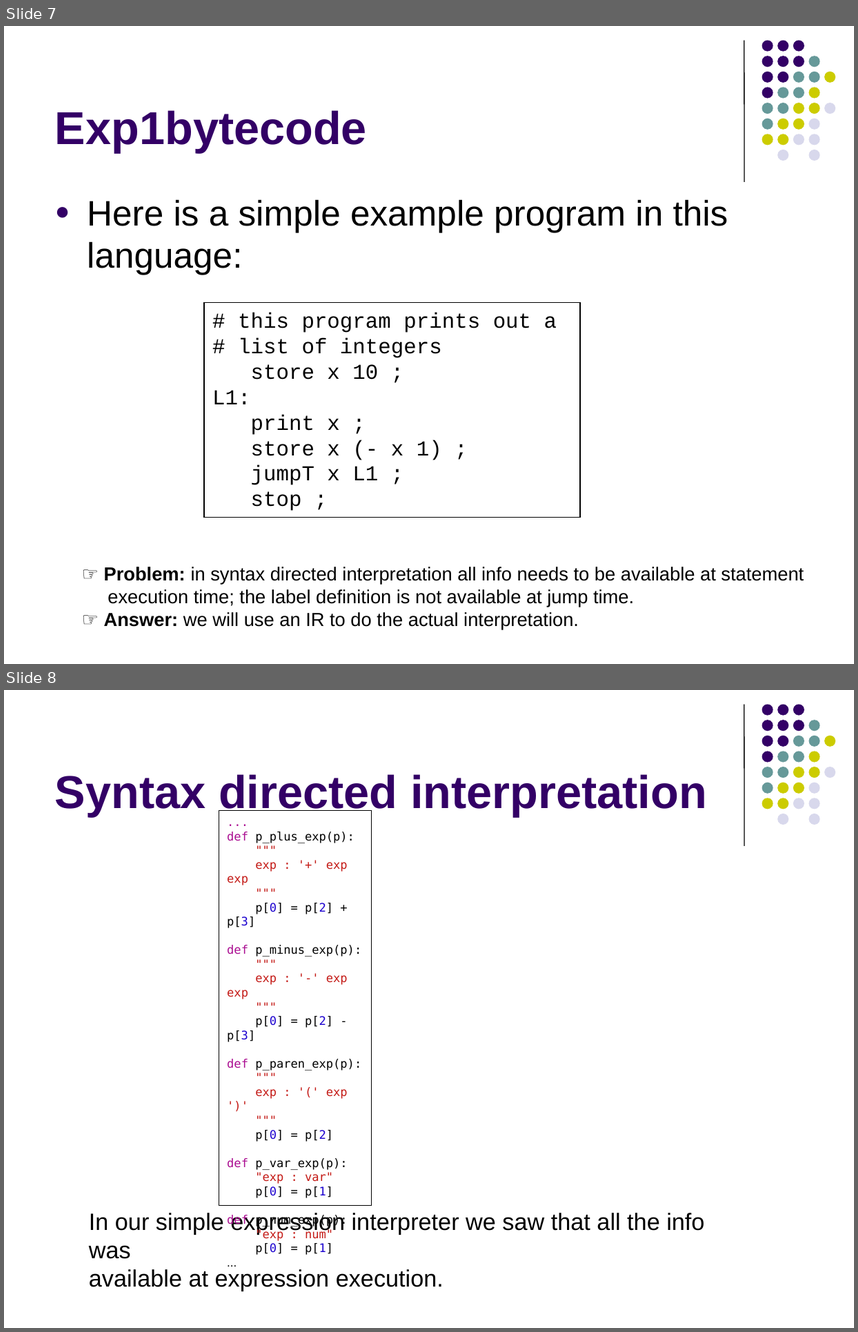
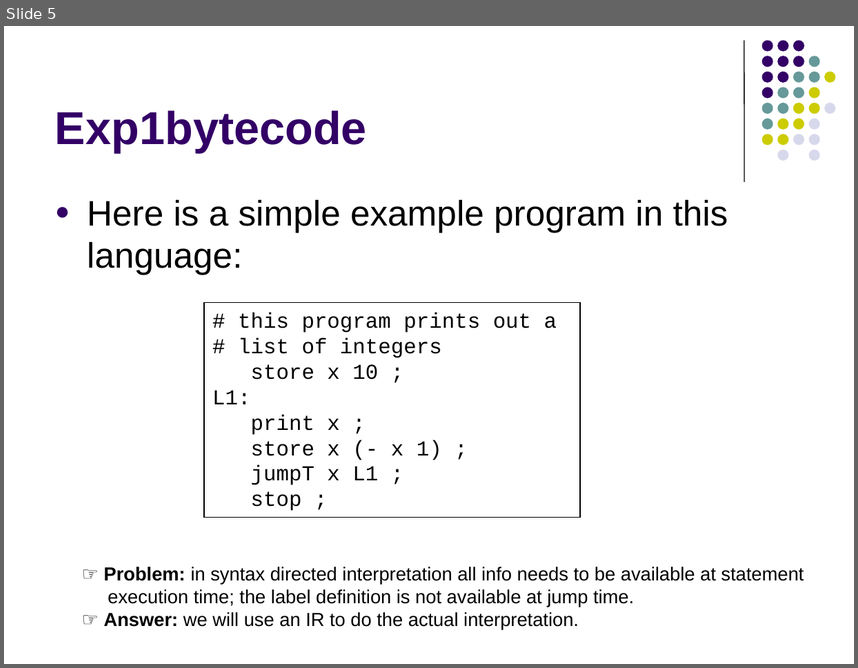
Before and after one commit to lutzhamel/CSC402, a slide deck: notes/csc402-ln005.pptx. Shown one above the other, each under a label of ours: slides 7 and 8 before the commit, slide 5 after it. The pictures are 858x1332 and 858x668 pixels, drawn with LibreOffice and Linux fonts; fonts in the diff are those of the drawing. Boxes give left, top, right and bottom in pixels: in the first picture for what was removed or moved away, otherwise in the second. Text is boxed around its words. In the diff, an @@ line names an element or a change of style, - is before the commit and + after.

```diff
--- a/notes/csc402-ln005.pptx
+++ b/notes/csc402-ln005.pptx
@@ slide 8 removed at [4,690,854,1328], background #FFFFFF; not listed: 32 template elements that a slide beside it also shows @@
@@ title removed at [55,774,707,816] @@
-Syntax directed interpretation
@@ rectangle removed at [219,811,372,1205] @@
-...
-def p_plus_exp(p):
-"""
-exp : '+' exp exp
-"""
-p[0] = p[2] + p[3]
-def p_minus_exp(p):
-"""
-exp : '-' exp exp
-"""
-p[0] = p[2] - p[3]
-def p_paren_exp(p):
-"""
-exp : '(' exp ')'
-"""
-p[0] = p[2]
-def p_var_exp(p):
-"exp : var"
-p[0] = p[1]
-def p_num_exp(p):
-"exp : num"
-p[0] = p[1]
-...
@@ text removed at [89,1212,704,1290] @@
-In our simple expression interpreter we saw that all the info was
-available at expression execution.
@@ what was slide 7 is now slide 5 @@
```
Also in this commit, not shown: 11 slides changed, 10 slides added, 8 other slides removed, 3 other files.
